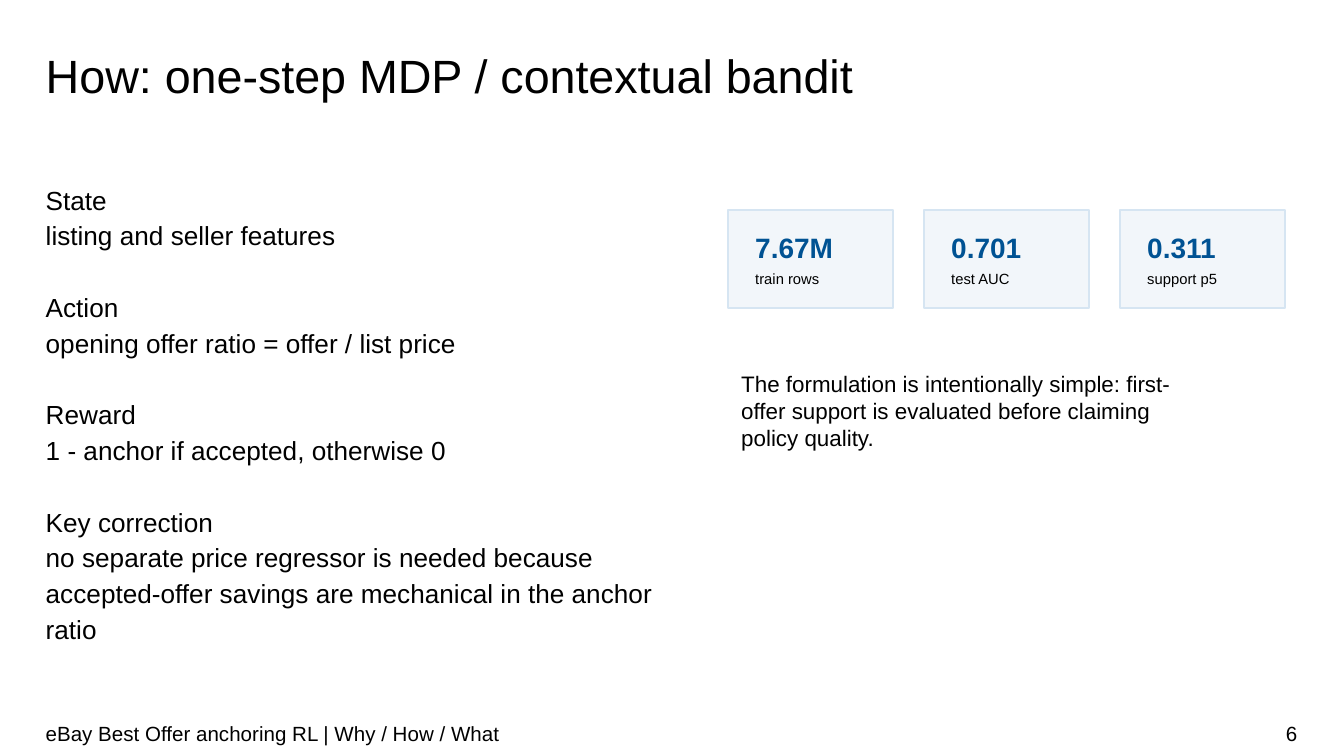
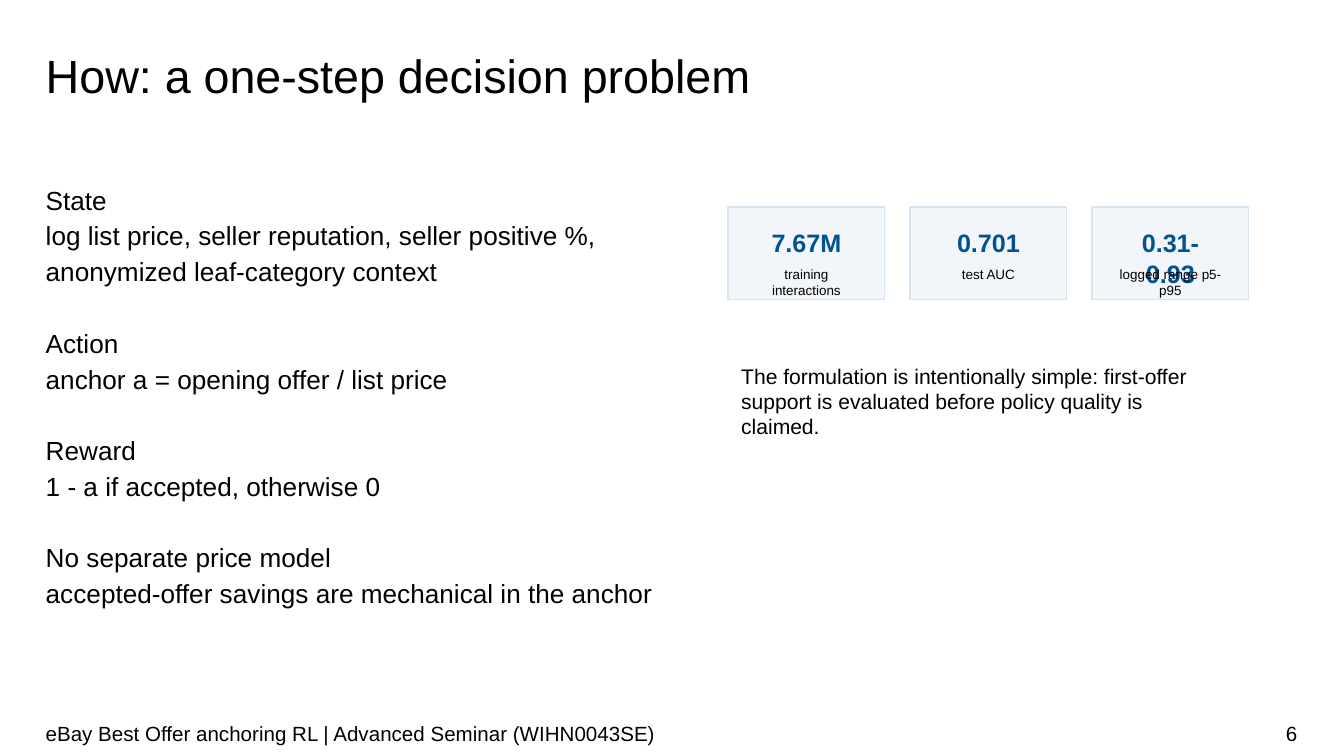
Before and after one commit to soluthan/ebay-anchoring-rl-final, a slide deck: slide 6 of report/ebay_anchoring_rl_presentation.pptx. Drawn at 1344x756 pixels with LibreOffice and Linux fonts; fonts in the diff are those of the drawing; background and template pictures are left out. Boxes give left, top, right and bottom in pixels: in the first picture for what was removed or moved away, otherwise in the second. Text is boxed around its words. In the diff, an @@ line names an element or a change of style, - is before the commit and + after.

```diff
--- a/report/ebay_anchoring_rl_presentation.pptx
+++ b/report/ebay_anchoring_rl_presentation.pptx
@@ title at (x1=46, y1=59, x2=750, y2=102): text changed @@
-How: one-step MDP / contextual bandit
+How: a one-step decision problem
@@ rectangle resized from (x1=728, y1=210, x2=894, y2=308) to (x1=728, y1=207, x2=886, y2=300) @@
@@ rectangle resized from (x1=925, y1=210, x2=1090, y2=308) to (x1=910, y1=207, x2=1067, y2=300) @@
@@ rectangle resized from (x1=1120, y1=210, x2=1285, y2=308) to (x1=1091, y1=207, x2=1249, y2=300) @@
@@ text at (x1=46, y1=226, x2=558, y2=287): text changed @@
-listing and seller features
+log list price, seller reputation, seller positive %, anonymized leaf-category context
@@ text "7.67M" at (x1=772, y1=234, x2=842, y2=253): size 15 to 13.5 pt; alignment left to centre @@
@@ text "0.701" at (x1=957, y1=234, x2=1020, y2=253): size 15 to 13.5 pt; alignment left to centre @@
@@ text at (x1=1142, y1=234, x2=1199, y2=288): text changed; size 15 to 13.5 pt @@
-0.311
+0.31-0.93
@@ text at (x1=772, y1=269, x2=841, y2=295): text changed; size 7.9 to 7.2 pt @@
-train rows
+training interactions
@@ text "test AUC" moved from (x1=951, y1=273, x2=1009, y2=284) to (x1=962, y1=269, x2=1015, y2=279) @@
@@ text "test AUC" at (x1=962, y1=269, x2=1015, y2=279): size 7.9 to 7.2 pt; alignment left to centre @@
@@ text at (x1=1120, y1=268, x2=1221, y2=298): text changed; size 7.9 to 7.2 pt @@
-support p5
+logged range p5-p95
@@ text at (x1=46, y1=370, x2=448, y2=394): text changed @@
-opening offer ratio = offer / list price
+anchor a = opening offer / list price
@@ text at (x1=741, y1=368, x2=1187, y2=435): text changed; size 12 to 11.2 pt @@
-The formulation is intentionally simple: first-offer support is evaluated before claiming policy quality.
+The formulation is intentionally simple: first-offer support is evaluated before policy quality is claimed.
@@ text at (x1=46, y1=477, x2=652, y2=609): text changed @@
-1 - anchor if accepted, otherwise 0
-Key correction
-no separate price regressor is needed because accepted-offer savings are mechanical in the anchor ratio
+1 - a if accepted, otherwise 0
+No separate price model
+accepted-offer savings are mechanical in the anchor
@@ text at (x1=46, y1=726, x2=655, y2=746): text changed @@
-eBay Best Offer anchoring RL | Why / How / What
+eBay Best Offer anchoring RL | Advanced Seminar (WIHN0043SE)
```
Also in this commit, not shown: 8 other slides changed, 3 slides added, 2 slides removed, 2 other files.
